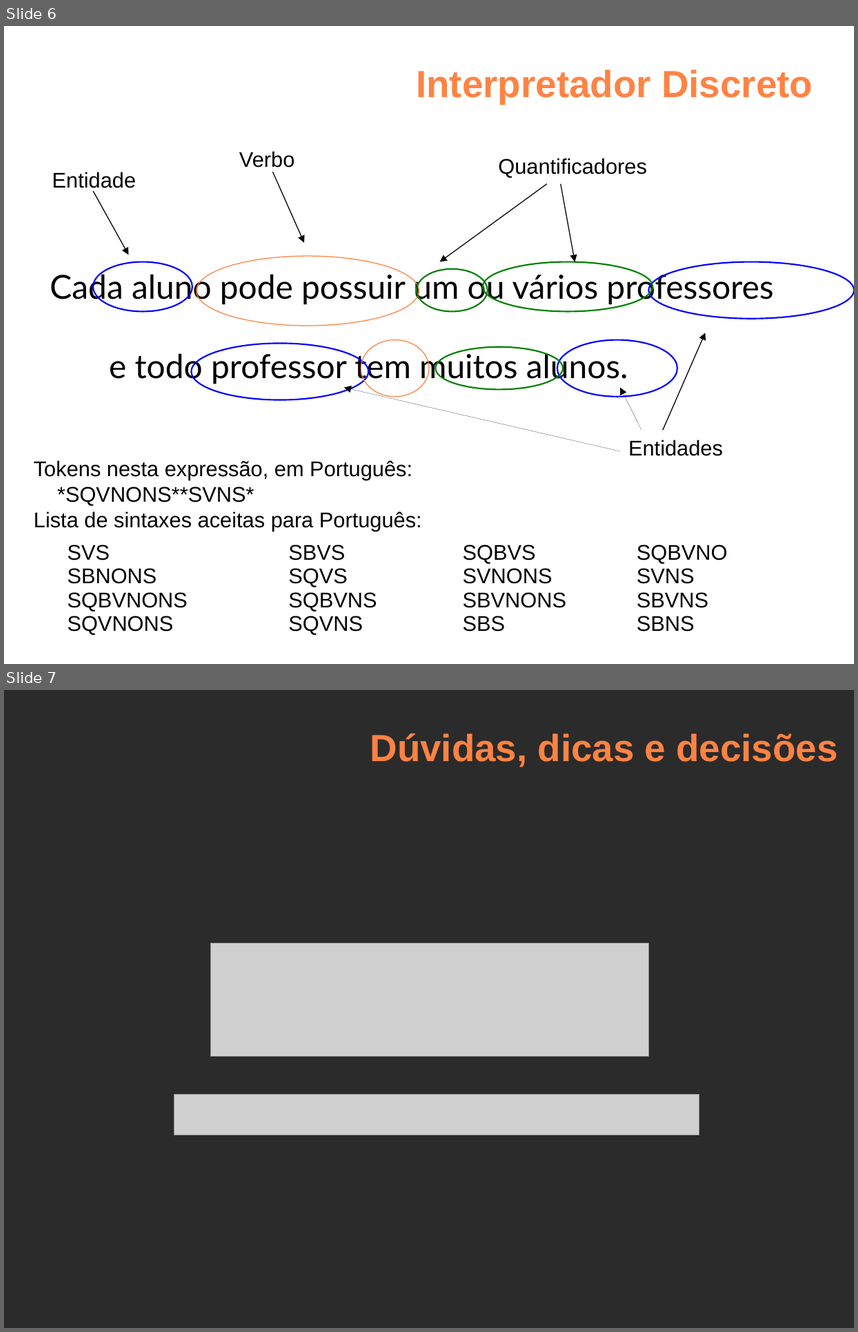
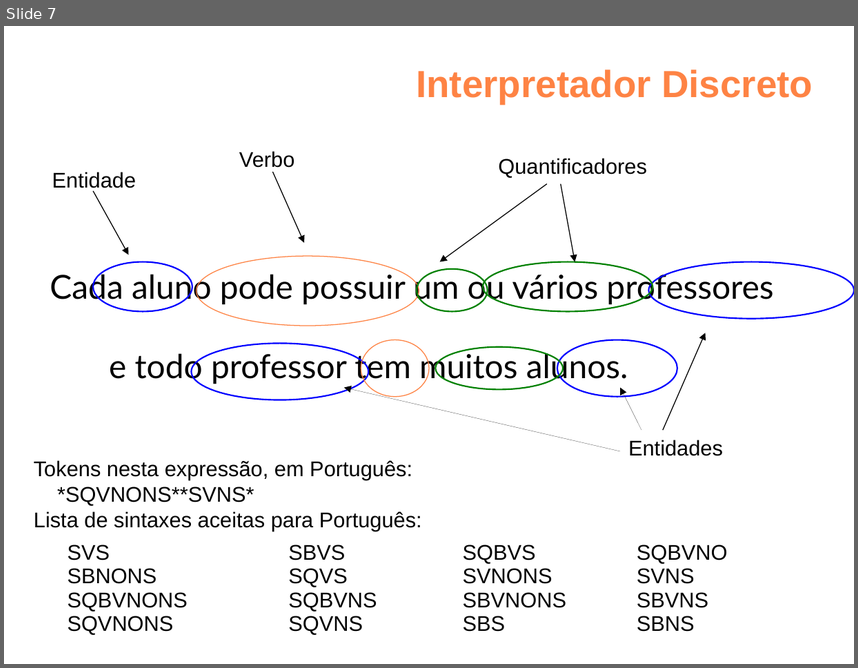
Before and after one commit to felipenmoura/theWebMind, a slide deck: docs/pt/final/mind3rd-tcc2-1.odp. Shown one above the other, each under a label of ours: slides 6 and 7 before the commit, slide 7 after it. The pictures are 858x1332 and 858x668 pixels, drawn with LibreOffice and Linux fonts; fonts in the diff are those of the drawing; grey boxes stand for pictures; background and template pictures are left out; a plain dark background stands for a picture behind light text. Boxes give left, top, right and bottom in pixels: in the first picture for what was removed or moved away, otherwise in the second. Text is boxed around its words. In the diff, an @@ line names an element or a change of style, - is before the commit and + after.

```diff
--- a/docs/pt/final/mind3rd-tcc2-1.odp
+++ b/docs/pt/final/mind3rd-tcc2-1.odp
@@ slide 7 removed at box(4, 690, 854, 1328), background picture (left out) @@
@@ text removed at box(370, 733, 838, 767) @@
-Dúvidas, dicas e decisões
@@ picture removed at box(210, 943, 649, 1056) @@
@@ picture removed at box(174, 1094, 700, 1134) @@
@@ what was slide 6 is now slide 7 @@
```
Also in this commit, not shown: 1 slide changed, 4 slides added.
